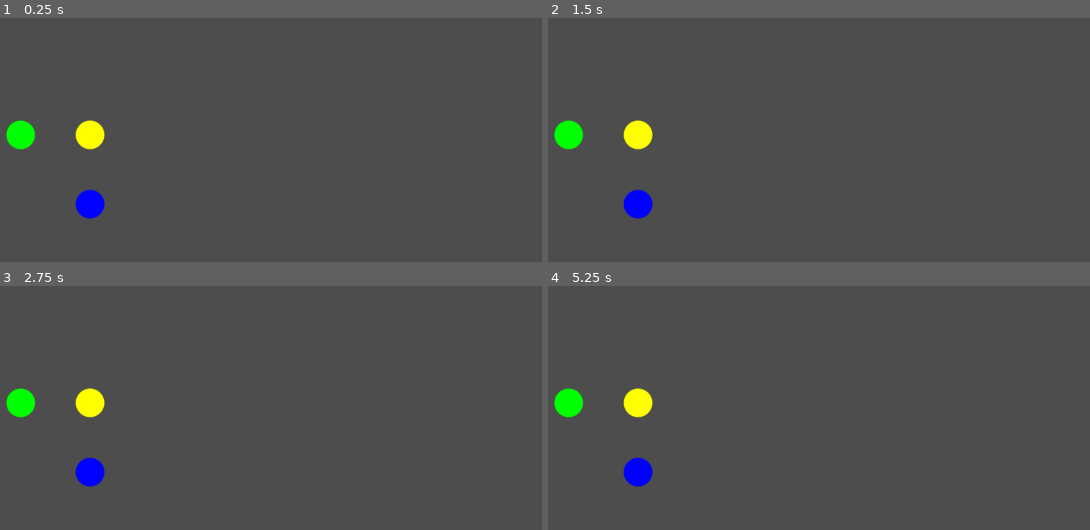
Above: before the commit, frames 1-4 (two rows, left to right).
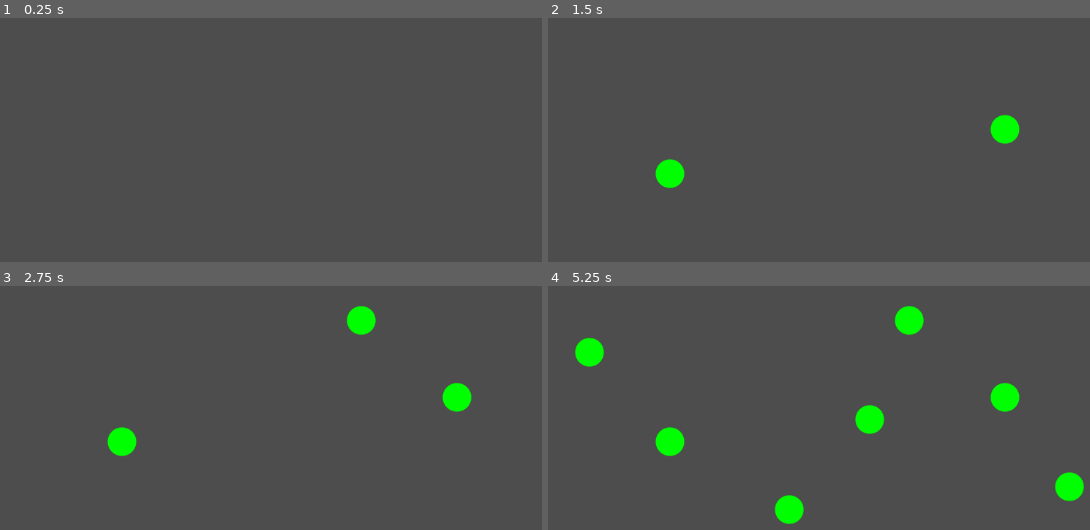
Above: after the commit, the same moments.

Repository: VerticesLTD/Graphos
Game: Godot game, scene res://main.tscn
The game is run twice, just before and just after one commit, with the same random seed, the same clock (stepped at 60 frames per second) and the same inputs.
Inputs (mouse positions are in pixels of both pictures, inside the frame that each line leads up to):
- Up to frame 1 (0.25 s): no input
- Up to frame 2 (1.5 s): tap Enter at 0.5 s; move the mouse to (1003, 130) at 0.52 s; click (1003, 130) at 0.67 s; tap Space at 1.25 s; drag from (667, 174) to (791, 242) at 1.27 s
- Up to frame 3 (2.75 s): tap Enter at 2 s; move the mouse to (363, 320) at 2.02 s; click (363, 320) at 2.17 s
- Up to frame 4 (5.25 s): tap Space at 2.75, 4.25 s; drag from (791, 510) to (591, 351) at 2.77 s; tap Enter at 3.5 s; move the mouse to (1068, 486) at 3.52 s; click (1068, 486) at 3.67 s; drag from (591, 351) to (710, 307) at 4.27 s; move the mouse to (867, 420) at 5.02 s; click (867, 420) at 5.17 s

The runs differ from the first frame. In frame 1, 1.5% of the frame differs, in the area x 1-20%, y 41-83%; in frame 2, 2.6%; in frame 3, 3.1%; in frame 4, 5.1%, in the area x 1-99%, y 8-98%.

Commit message:
Initial input handling (#19)
* Made basic actions such as changing a vertex or edge color, and changing a vertex weight. made the names clearer

* Created the BFS algorithm as well as a parent graph algorithm class

* Added a show in action inside main that gpt created, currectly without visualizations or right names for the colors(the print is jibrish)

* last tweaks and changes, nothing interesting, might add a function that logs and changes instead of logging and changing myself later.

* fixed naming, added helper funcs to algorithms(makes it easier to implement an algorithm and less error prone)  also added helper funcs inside the data structures (e.g get_other_vertex, or reset graph for algorithms).

* deleted a duplicated data-structres folder which i dont know who created but contains nothing new, done it in a new commit so we could revert if it was crucial

* name change nothing important

* Create basic logger class

Logger has tag functionality, allowing filter based log printing

* Create globals singeltone

`Globals` is now accesible anywhere, allowing access to
constants/variables defined inside.

* Change main prints into logs

* Commented out a failing automation

* Add InputHandler singelton

Responsible for detecting input and transmitting the intention derived
onto the subscribed objects

* Restructure proj

* Add inital draw function to undirected graph

* Add minimal _draw function to UndirectedGraph

* Add right click handling to create new edges between vertices

* Fix deploy action - Push to main causes game to deploy on my site

---------

Co-authored-by: Elad Cohen <cohenelad08@gmail.com>

Diff:
--- a/data-structures/undirected-graph/Edge.gd
+++ b/graphs/undirected-graph/Edge.gd
@@ -18,7 +18,7 @@
 var next: Edge = null
 
 ## Optional color metadata (useful for visualization).
-var color: Color = Color.WHITE
+var color: Color = Color.RED
 
 ## Constructs a new Edge.
 ## @param _weight Weight of the edge.
@@ -31,7 +31,7 @@
 	_src: Vertex = null,
 	_dst: Vertex = null,
 	_next: Edge = null,
-	_color: Color = Color.WHITE
+	_color: Color = Color.RED
 ) -> void:
 	weight = _weight
 	src = _src
--- a/data-structures/undirected-graph/Vertex.gd
+++ b/graphs/undirected-graph/Vertex.gd
@@ -27,11 +27,7 @@
 ## Key value (used by Prim’s algorithm).
 var key: float = INF
 
-## Optional x-coordinate (layout / visualization).
-var x: float = 0.0
-
-## Optional y-coordinate (layout / visualization).
-var y: float = 0.0
+var pos: Vector2 = Vector2.ZERO
 
 ## Constructs a new Vertex.
 ## @param _id        Unique vertex identifier.
@@ -45,15 +41,13 @@
 	_color: Color = Color.WHITE,
 	_distance: float = INF,
 	_key: float = INF,
-	_x: float = 0.0,
-	_y: float = 0.0
+	_pos: Vector2 = Vector2.ZERO,
 ) -> void:
-	id = _id
-	color = _color
-	distance = _distance
-	key = _key
-	x = _x
-	y = _y
+	self.id = _id
+	self.color = _color
+	self.distance = _distance
+	self.key = _key
+	self.pos = _pos
 
 
 ## Adds an outgoing edge from this vertex to the destination vertex.
@@ -67,8 +61,8 @@
 			return
 		curr = curr.next
 
-	var e: Edge = Edge.new(weight, self, dest, edges)
-	edges = e
+	var new_edge: Edge = Edge.new(weight, self, dest, edges)
+	edges = new_edge
 	degree += 1
 
 ## Removes the outgoing edge to the given destination vertex.
--- a/data-structures/undirected-graph/undirected_graph.gd
+++ b/graphs/undirected-graph/undirected_graph.gd
@@ -2,6 +2,14 @@
 ## Each undirected edge is stored internally as two directed edges.
 ## The edge counter tracks logical undirected edges.
 class_name UndirectedGraph
+extends Node2D
+
+## Radius of circle drawn for each vertex
+const VERTEX_RADIUS = 20.0
+
+## Edge appearance
+const EDGE_COLOR = Color.RED
+const EDGE_WIDTH = 10.0
 
 ## Dictionary[int -> Vertex]
 ## Godot does not support generic typing for dictionaries.
@@ -12,6 +20,16 @@
 
 ## Total number of undirected edges in the graph.
 var num_edges: int = 0
+
+## Used to remember the first vertex of 2 vertices to link an edge between
+var vertex_to_link:int = Globals.NOT_FOUND
+
+func _ready() -> void:
+	# Requesting handler to notify us about mouse clicks
+	InputHandler.subscribe_to_intention(
+			InputHandler.INTENTION_TYPE.MOUSE_CLICK,
+			self
+		)
 
 ## Removes all vertices and edges from the graph.
 func clear() -> void:
@@ -24,9 +42,12 @@
 ## @param x     Optional x-coordinate.
 ## @param y     Optional y-coordinate.
 ## @param color Optional color.
-func add_vertex(id: int, x: float = 0.0, y: float = 0.0, color: Color = Color.WHITE) -> void:
+func add_vertex(id: int, pos:Vector2 = Vector2.ZERO, color: Color = Color.WHITE) -> void:
+	# TODO: Having the id as an arguments exposes potential problems.
+	# id should be inside `Globals`, and the responsibility to increment the id should
+	# be under the function doing the adding, not the caller.
 	if not vertices.has(id):
-		var v: Vertex = Vertex.new(id, color, Vertex.INF, Vertex.INF, x, y)
+		var v: Vertex = Vertex.new(id, color, Vertex.INF, Vertex.INF, pos)
 		vertices[id] = v
 		num_vertices += 1
 
@@ -139,3 +160,69 @@
 	# Additionally, reset all the colors to white
 	for v in vertices.values():
 		v.color = Color.WHITE
+
+## Iterates over vertices to check if position is colliding with one
+## of them.
+func get_vertex_collision(pos: Vector2) -> int:
+	for v: Vertex in vertices.values():
+		if v.pos.distance_to(pos) <= VERTEX_RADIUS:
+			return v.id
+	return Globals.NOT_FOUND
+
+## This function is executed by InputHandler for the subscribed intentions.
+func execute_intention(intention:InputHandler.Intention) -> void:
+	var event:InputEvent = intention.event
+
+	# Currently only executing mouse clicks
+	if event is InputEventMouseButton:
+		if event.button_index == MOUSE_BUTTON_LEFT and event.is_pressed():
+			var pos:Vector2 = get_global_mouse_position()
+			_handle_left_click(pos)
+		elif event.button_index == MOUSE_BUTTON_RIGHT and event.is_pressed():
+			var pos:Vector2 = get_global_mouse_position()
+			_handle_right_click(pos)
+
+
+## Handles user left click.
+## Creates a vertex at posistion.
+func _handle_left_click(pos:Vector2) -> void:
+	self.add_vertex(Globals.vertex_id,pos,Color.GREEN)
+	Globals.vertex_id += 1
+	queue_redraw()
+
+## Handles user right click.
+## If user clicked on a vertex, it's ID is remembered.
+## When 2 different vertices have been clicked, add an edge between them.
+func _handle_right_click(pos: Vector2) -> void:
+	var id = get_vertex_collision(pos)
+	if id == Globals.NOT_FOUND:
+		return
+	GLogger.debug("Rightclick on ID: " + str(id),"GRAPH_RIGHT_CLICK")
+
+	if vertex_to_link == Globals.NOT_FOUND:
+		vertex_to_link = id
+		GLogger.debug("First node to link remembered","GRAPH_RIGHT_CLICK")
+		return
+
+	if vertex_to_link == id:
+		GLogger.debug("Clicked twice on the same vertex. Skipping.","GRAPH_RIGHT_CLICK")
+
+	self.add_edge(vertex_to_link,id)
+	vertex_to_link = Globals.NOT_FOUND
+
+	queue_redraw()
+
+## To draw the graph, we first iterate over all edges and draw them using `draw_line`.
+## Then we draw vertices using `draw_circle`. Doing edges first allows the vertices to
+## appear on top of edges.
+func _draw() -> void:
+	for v:Vertex in vertices.values():
+		var e = v.edges
+
+		while e:
+			if e.src.id < e.dst.id:
+				draw_line(e.src.pos,e.dst.pos,e.color,EDGE_WIDTH)
+			e = e.next
+
+	for v:Vertex in vertices.values():
+		draw_circle(v.pos,VERTEX_RADIUS,v.color,true,-1.0,true)
--- a/main.gd
+++ b/main.gd
@@ -1,65 +1,15 @@
 extends Node2D
 
-# An inner class. Think of it as a struct. For big classes, it is better to create a separate file
-# and use the `class_name` keyword
-class Circle:
-	var position:Vector2
-	var radius:float
-	var color:Color
-
-	func _init(pos:Vector2, r:float, c:Color) -> void:
-		self.position = pos
-		self.radius = r
-		self.color = c
-
-# A function that takes a circle and calls `draw_circle()` with it's data.
-# `draw_circle()` Can only be called inside `_draw()`, as it is a drawing function.
-func draw_custom_circle(circle:Circle):
-	draw_circle(circle.position,circle.radius,circle.color,true,-1.0,true)
-
-
-var CIRCLES = [
-	Circle.new(Vector2(300,300),20,Color.YELLOW),
-	Circle.new(Vector2(300,400),20,Color.BLUE),
-	Circle.new(Vector2(200,300),20,Color.GREEN),
-	]
-
-# Called when the node enters the scene tree for the first time.
 func _ready() -> void:
-	test_bfs()
-
-
-# In Main.gd
-func test_bfs():
 	var graph = UndirectedGraph.new()
-
-	# 1. Create 5 vertices
-	for i in range(1, 6):
-		graph.add_vertex(i)
-
-	# 2. Create connections
-	graph.add_edge(1, 2)
-	graph.add_edge(1, 3)
-	graph.add_edge(2, 4)
-	graph.add_edge(3, 5)
-
-	# 3. Run the algorithm
-	var bfs = BFS.new(graph)
-	var start_node = graph.get_vertex(1)
-
-	if start_node:
-		var tape = bfs.run(start_node)
-
-		# 4. Print the array as is
-		print(tape)
+	add_child(graph)
 
 # Called every frame. 'delta' is the elapsed time since the previous frame.
 func _process(_delta: float) -> void:
 	# Every frame we ask the engine to redraw.
-	queue_redraw()
+	pass
 
 # Called by the engine for each `queue_redraw()`.
 # `queue_redraw()` may be called manually (by us), but also by the engine.
 func _draw() -> void:
-	for circle in CIRCLES:
-		draw_custom_circle(circle)
+	pass
--- a/project.godot
+++ b/project.godot
@@ -15,6 +15,11 @@
 config/features=PackedStringArray("4.5", "GL Compatibility")
 config/icon="res://icon.svg"
 
+[autoload]
+
+Globals="*res://scripts/utils/globals.gd"
+InputHandler="*res://scripts/utils/input_handler.gd"
+
 [rendering]
 
 renderer/rendering_method="gl_compatibility"
--- /dev/null
+++ b/scripts/utils/globals.gd
@@ -0,0 +1,19 @@
+extends Node
+# ------------
+# Logging tags
+# ------------
+const INPT_TAG = "INPUT"
+const SETUP_TAG = "SETUP"
+const VIS_TAG = "VISUAIZER"
+const MGR_TAG = "MANAGER"
+const EVNT_TAG = "EVENT"
+
+# ------------
+# ID
+# ------------
+var vertex_id = 0
+
+# ------------
+# IDENTIFIRES
+# ------------
+const NOT_FOUND = -1
--- /dev/null
+++ b/scripts/utils/input_handler.gd
@@ -0,0 +1,43 @@
+## This singleton handles user input.
+## When input is detected, an "Intention" is created.
+## The intention is then executed by the all objects that implement the
+## `execute_intention` function and are subscribed to the intention type.
+extends Node
+
+enum INTENTION_TYPE {
+	MOUSE_CLICK,
+	MOUSE_MOTION,
+	KEYBOARD_CLICK
+	}
+
+## Inner class representing an intention
+class Intention:
+	var event:InputEvent
+
+	func _init(input_event:InputEvent) -> void:
+		self.event = input_event
+
+# Type is: Dictionary[INTENTION_TYPE,Array[Object]]
+var subscribers:Dictionary = {
+	INTENTION_TYPE.MOUSE_CLICK : [],
+	INTENTION_TYPE.MOUSE_MOTION : [],
+	INTENTION_TYPE.KEYBOARD_CLICK : [],
+	}
+
+func subscribe_to_intention(intention:INTENTION_TYPE,object:Object) -> void:
+	if not INTENTION_TYPE.values().has(intention):
+		push_warning("Attempted subscription with invalid intention type")
+		return
+
+	if not object.has_method("execute_intention"):
+		push_warning(
+			"Object attempted to subscribe to intention, but doesn't have `execute_intention` function"
+			)
+		return
+	subscribers[intention].append(object)
+
+func _unhandled_input(event: InputEvent) -> void:
+	if event is InputEventMouseButton:
+		var intention = Intention.new(event)
+		for subscriber:Object in subscribers[INTENTION_TYPE.MOUSE_CLICK]:
+			subscriber.call_deferred("execute_intention",intention)
--- /dev/null
+++ b/scripts/utils/logger.gd
@@ -0,0 +1,33 @@
+class_name GLogger
+
+## Enable when debugging for info output
+static var enabled := true
+
+static var log_level = "DEBUG"
+
+## Tags to filter by. If filter is none empty, only logs
+## with tags inside the filter list will be printed
+static var filters:Array[String] = []
+
+static func add_filter(tag):
+	filters.append(tag)
+
+static func clear_filters():
+	filters.clear()
+
+static func debug(msg, tag=""):
+	if not log_level == "DEBUG":
+		return
+
+	if filters.size() > 0 and  tag not in filters:
+		return
+
+	if enabled:
+		print_rich("[color=orange][DEBUG][/color]","[color=cyan][",tag,"][/color] - ",msg)
+
+static func info(msg, tag=""):
+	if filters.size() > 0 and  tag not in filters:
+		return
+
+	if enabled:
+		print_rich("[color=yellow][INFO][/color]","[color=cyan][",tag,"][/color] - ",msg)
Not shown, changed: export_presets.cfg
Renamed: data-structures/undirected-graph/Edge.gd.uid -> graphs/undirected-graph/Edge.gd.uid
Renamed: data-structures/undirected-graph/Vertex.gd.uid -> graphs/undirected-graph/Vertex.gd.uid
Renamed: data-structures/undirected-graph/undirected_graph.gd.uid -> graphs/undirected-graph/undirected_graph.gd.uid
Not shown, added: scripts/utils/globals.gd.uid
Not shown, added: scripts/utils/input_handler.gd.uid
Not shown, added: scripts/utils/logger.gd.uid
Not shown, changed: .github/workflows/deploy-graphos.yml
Not shown, changed: .gitignore
